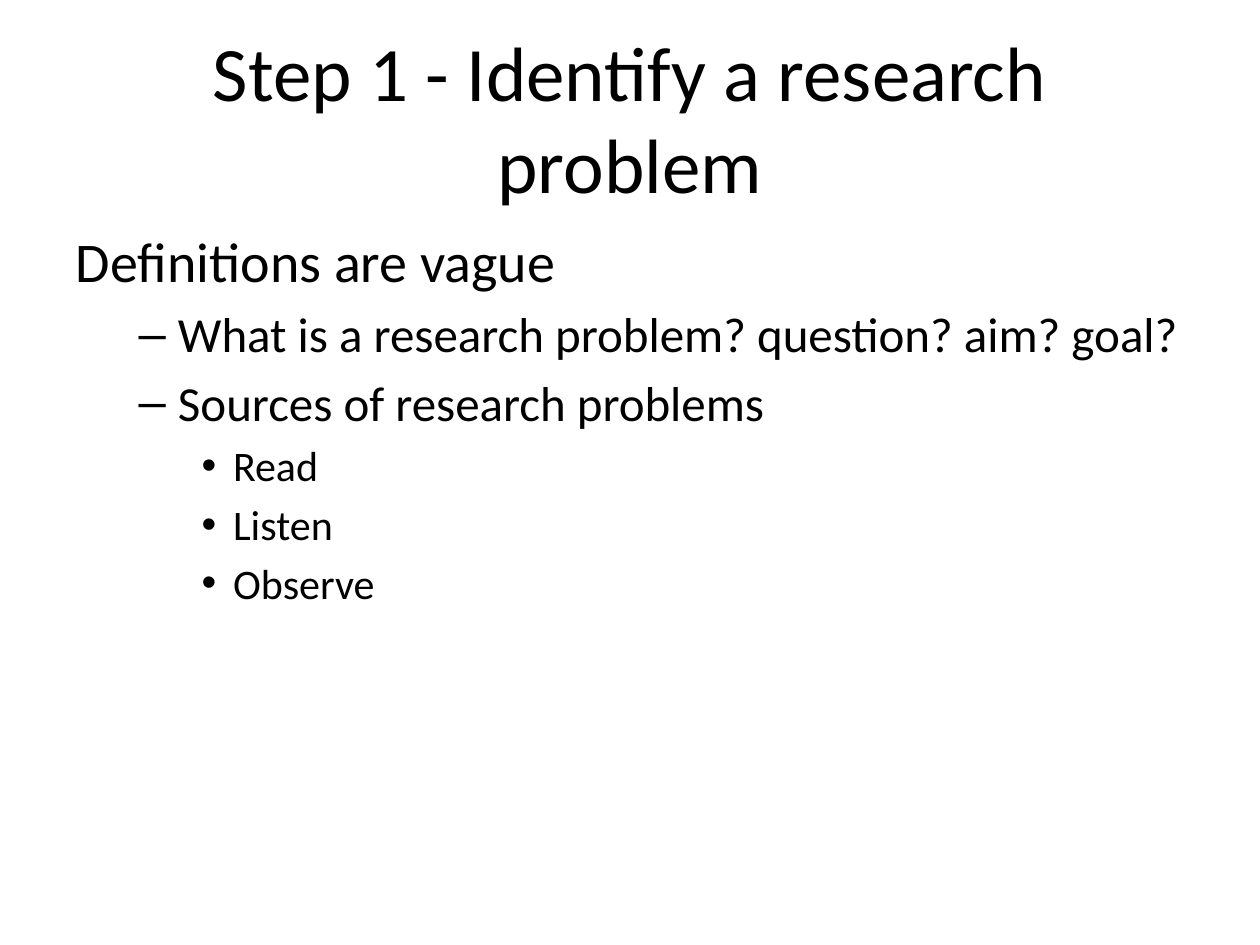
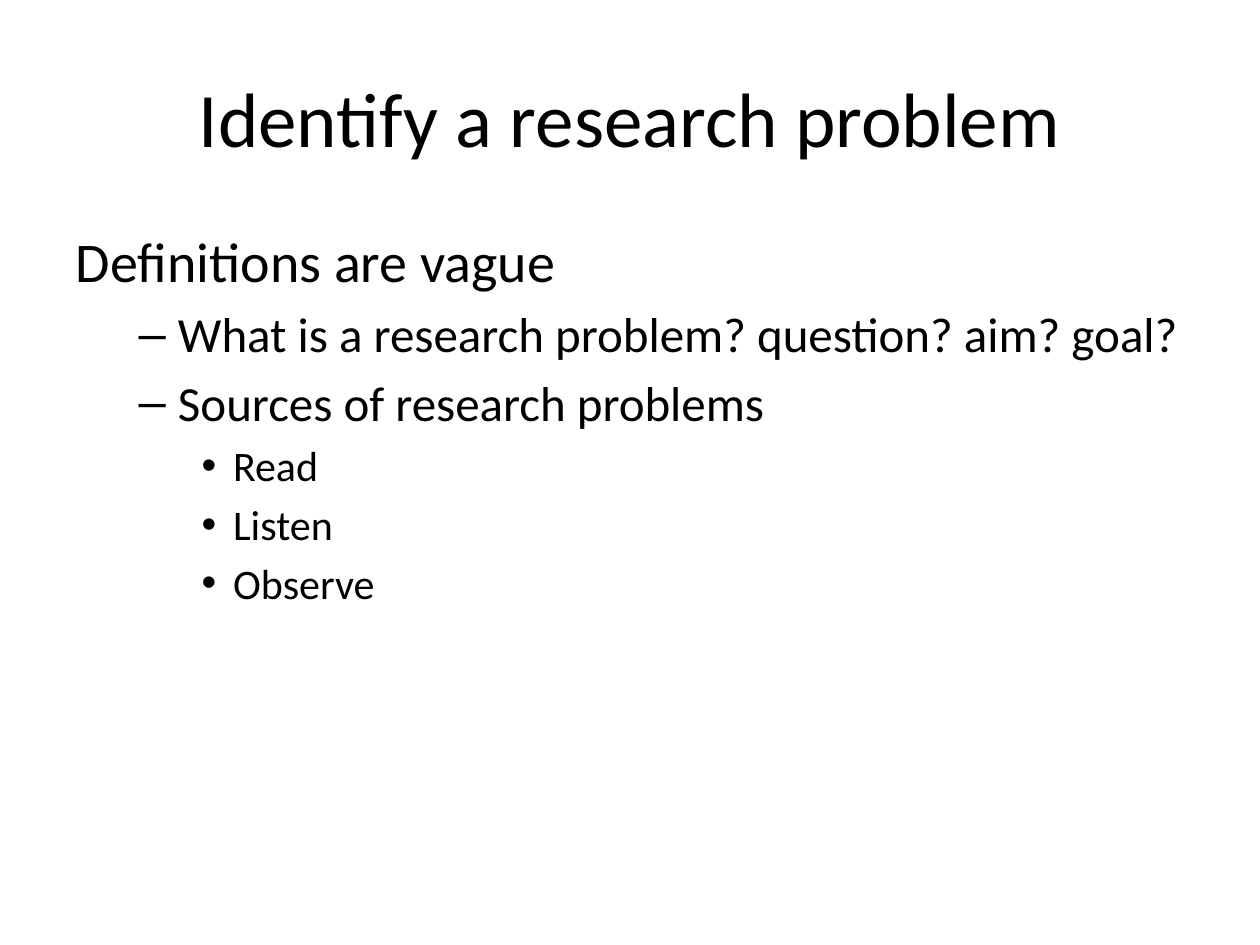
Before and after one commit to pmean/classes, a slide deck: slide 15 of clinical-research-methodology/results/video02-planning.pptx. Drawn at 1260x945 pixels with LibreOffice and Linux fonts; fonts in the diff are those of the drawing. Boxes give left, top, right and bottom in pixels: in the first picture for what was removed or moved away, otherwise in the second. Text is boxed around its words. In the diff, an @@ line names an element or a change of style, - is before the commit and + after.

```diff
--- a/clinical-research-methodology/results/video02-planning.pptx
+++ b/clinical-research-methodology/results/video02-planning.pptx
@@ title at bbox=[199, 93, 1059, 160]: text changed @@
-Step 1 - Identify a research problem
+Identify a research problem
```
Also in this commit, not shown: 12 other slides changed, 17 other files.
